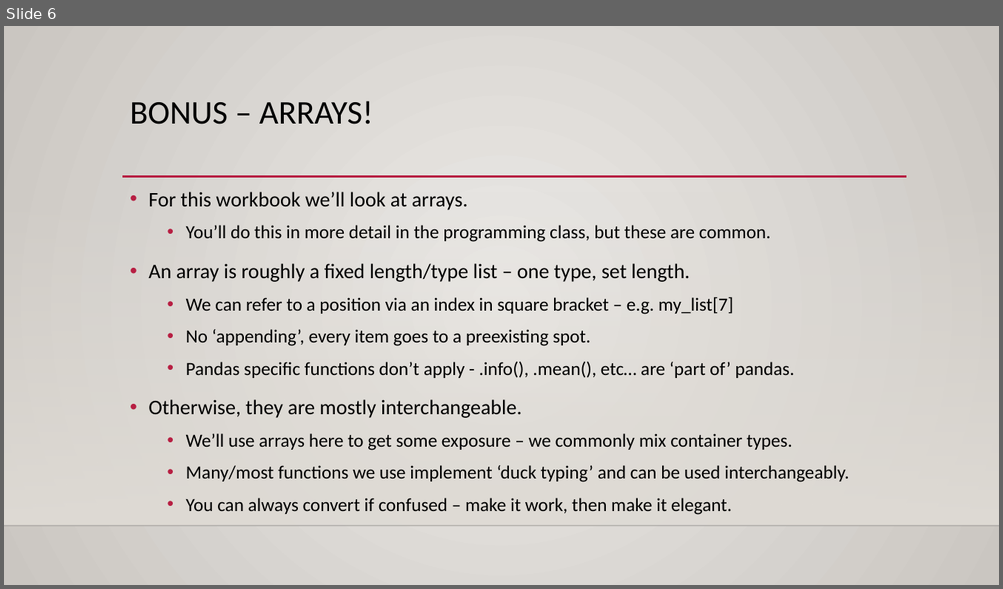
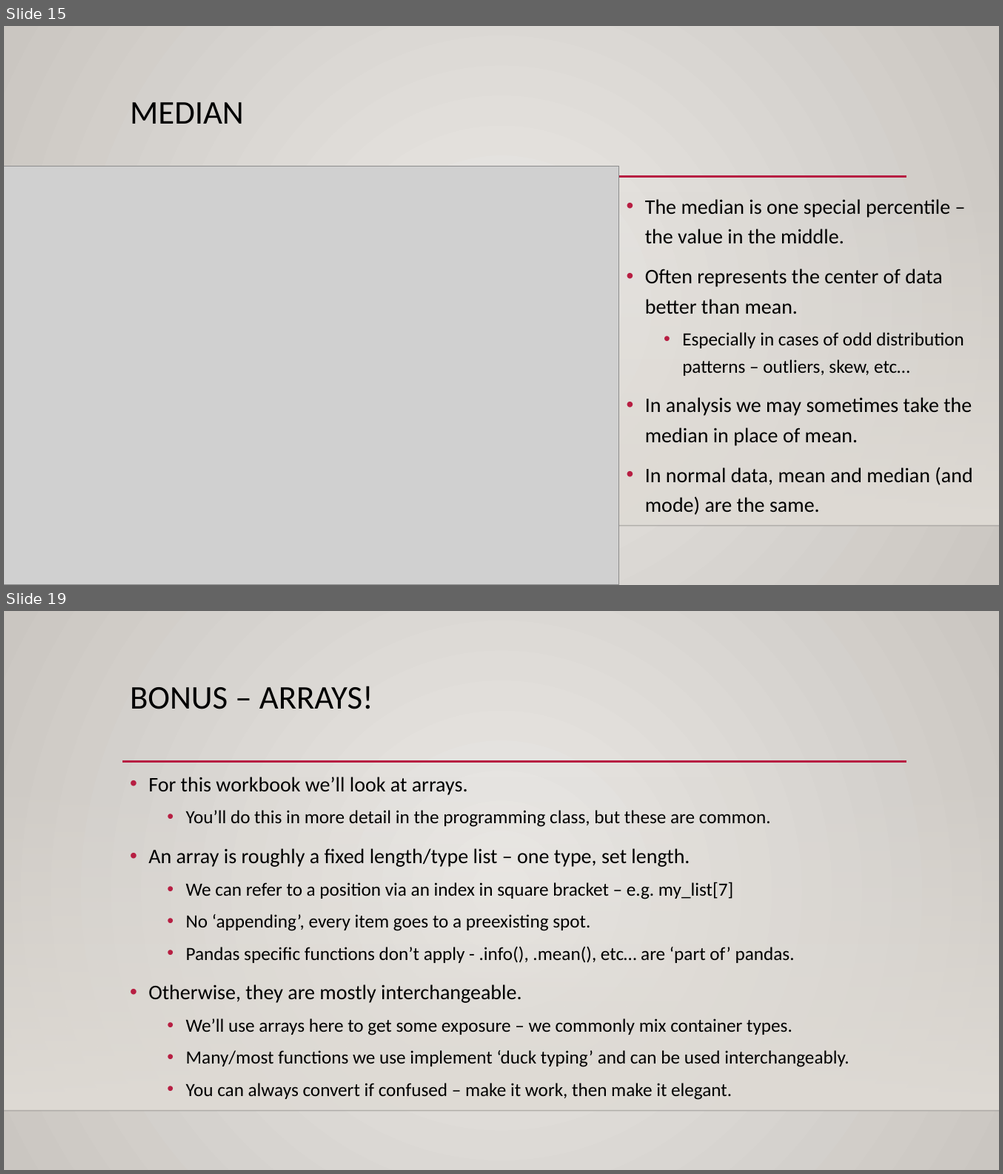
Before and after one commit to SedemSetor/Basic_Stats_in_Python_Student_Repository, a slide deck: reference_material/slides/004_Cumulative_Distributions.pptx. Shown one above the other, each under a label of ours: slide 6 before the commit, slides 15 and 19 after it; the slides between them are not shown. The pictures are 1003x589 and 1003x1174 pixels, drawn with LibreOffice and Linux fonts; fonts in the diff are those of the drawing; grey boxes stand for pictures; background and template pictures are left out. Boxes give left, top, right and bottom in pixels: in the first picture for what was removed or moved away, otherwise in the second. Text is boxed around its words. In the diff, an @@ line names an element or a change of style, - is before the commit and + after.

```diff
--- a/reference_material/slides/004_Cumulative_Distributions.pptx
+++ b/reference_material/slides/004_Cumulative_Distributions.pptx
@@ slide 15 added at [4,26,999,585], background gradient #ECEAE7 to #CAC7C1; not listed: 3 template elements that a slide beside it also shows @@
@@ title added at [130,102,244,124], 32 pt, text #000000 @@
+MEDIAN
@@ picture added at [4,167,619,585] @@
@@ text added at [645,199,972,515], 20 pt, text #000000 @@
+• The median is one special percentile – the value in the middle.
+• Often represents the center of data better than mean.
+  • Especially in cases of odd distribution patterns – outliers, skew, etc…
+• In analysis we may sometimes take the median in place of mean.
+• In normal data, mean and median (and mode) are the same.
@@ what was slide 6 is now slide 19 @@
```
Also in this commit, not shown: 3 slides changed, 12 other slides added, 3 other files.
